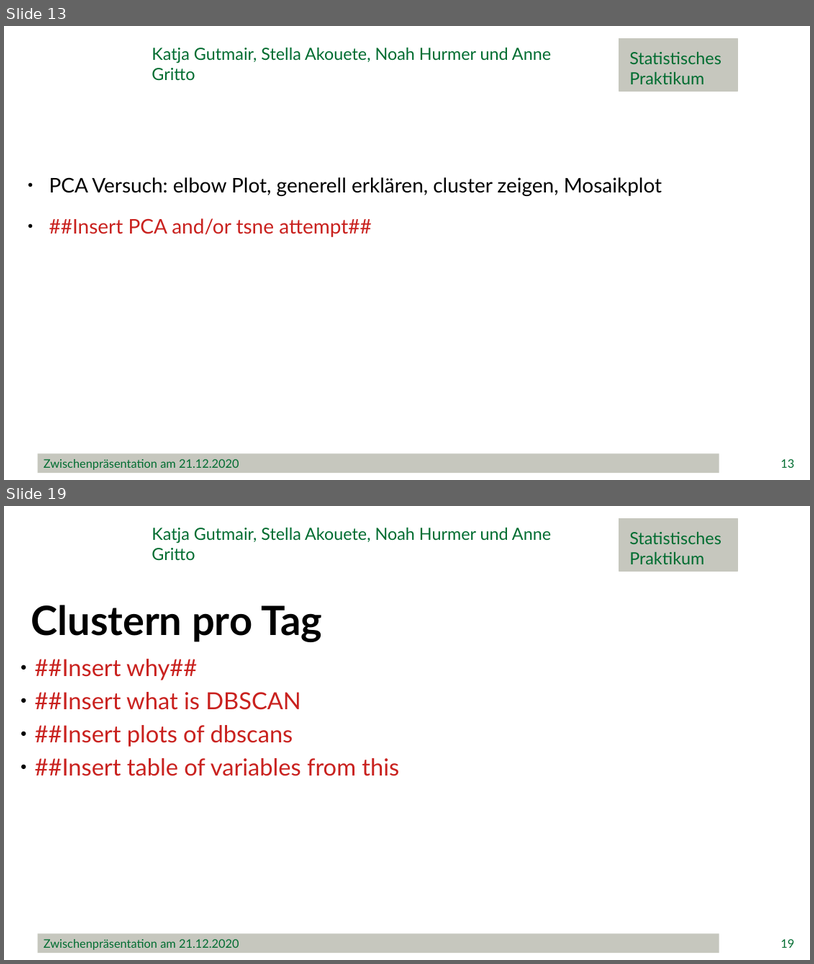
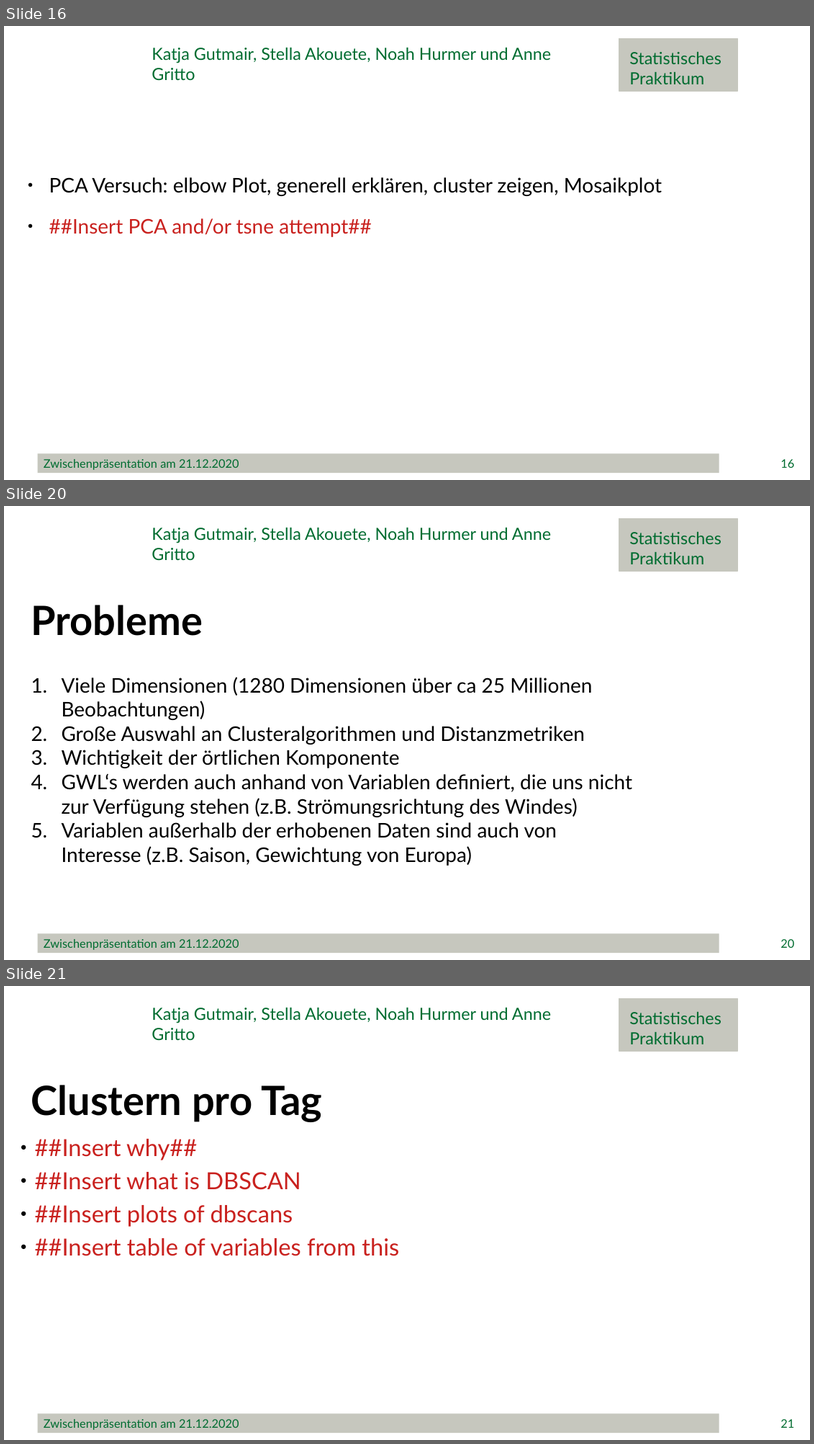
Before and after one commit to minimops/weatherFrog, a slide deck: ppt/Zwischenpraesentation_v1.1.pptx. Shown one above the other, each under a label of ours: slides 13 and 19 before the commit, slides 16, 20 and 21 after it; the slides between them are not shown. The pictures are 814x964 and 814x1444 pixels, drawn with LibreOffice and Linux fonts; fonts in the diff are those of the drawing; background and template pictures are left out. Boxes give left, top, right and bottom in pixels: in the first picture for what was removed or moved away, otherwise in the second. Text is boxed around its words. In the diff, an @@ line names an element or a change of style, - is before the commit and + after.

Commit message:
zwischenpräsentation weitergemacht

```diff
--- a/ppt/Zwischenpraesentation_v1.1.pptx
+++ b/ppt/Zwischenpraesentation_v1.1.pptx
@@ slide 20 added at bbox=[4, 506, 810, 960], background #FFFFFF @@
@@ text added at bbox=[152, 527, 551, 561], 20 pt, text #006C30 @@
+Katja Gutmair, Stella Akouete, Noah Hurmer und Anne Gritto
@@ rectangle added at bbox=[619, 519, 738, 572], fill #C6C7BE, outline #C6C7BE 1 pt @@
@@ text added at bbox=[630, 532, 722, 564], 20 pt, text #006C30 @@
+Statistisches
+Praktikum
@@ text added at bbox=[31, 605, 203, 636], 48 pt, text #000000, bold @@
+Probleme
@@ text added at bbox=[62, 677, 633, 865], 24 pt, text #000000 @@
+1. Viele Dimensionen (1280 Dimensionen über ca 25 Millionen Beobachtungen)
+2. Große Auswahl an Clusteralgorithmen und Distanzmetriken
+3. Wichtigkeit der örtlichen Komponente
+4. GWL‘s werden auch anhand von Variablen definiert, die uns nicht zur Verfügung stehen (z.B. Strömungsrichtung des Windes)
+5. Variablen außerhalb der erhobenen Daten sind auch von Interesse (z.B. Saison, Gewichtung von Europa)
@@ rectangle added at bbox=[38, 933, 720, 952], fill #C6C7BE, 14 pt, text #006C30 @@
+Zwischenpräsentation am 21.12.2020
@@ page number added at bbox=[781, 939, 795, 947], 14 pt, text #006C30 @@
+20
@@ what was slide 13 is now slide 16 @@
@@ page number at bbox=[781, 459, 795, 467]: text changed @@
-13
+16
@@ what was slide 19 is now slide 21 @@
@@ page number at bbox=[781, 1419, 795, 1427]: text changed @@
-19
+21
```
Also in this commit, not shown: 12 slides changed, 1 other slide added.
